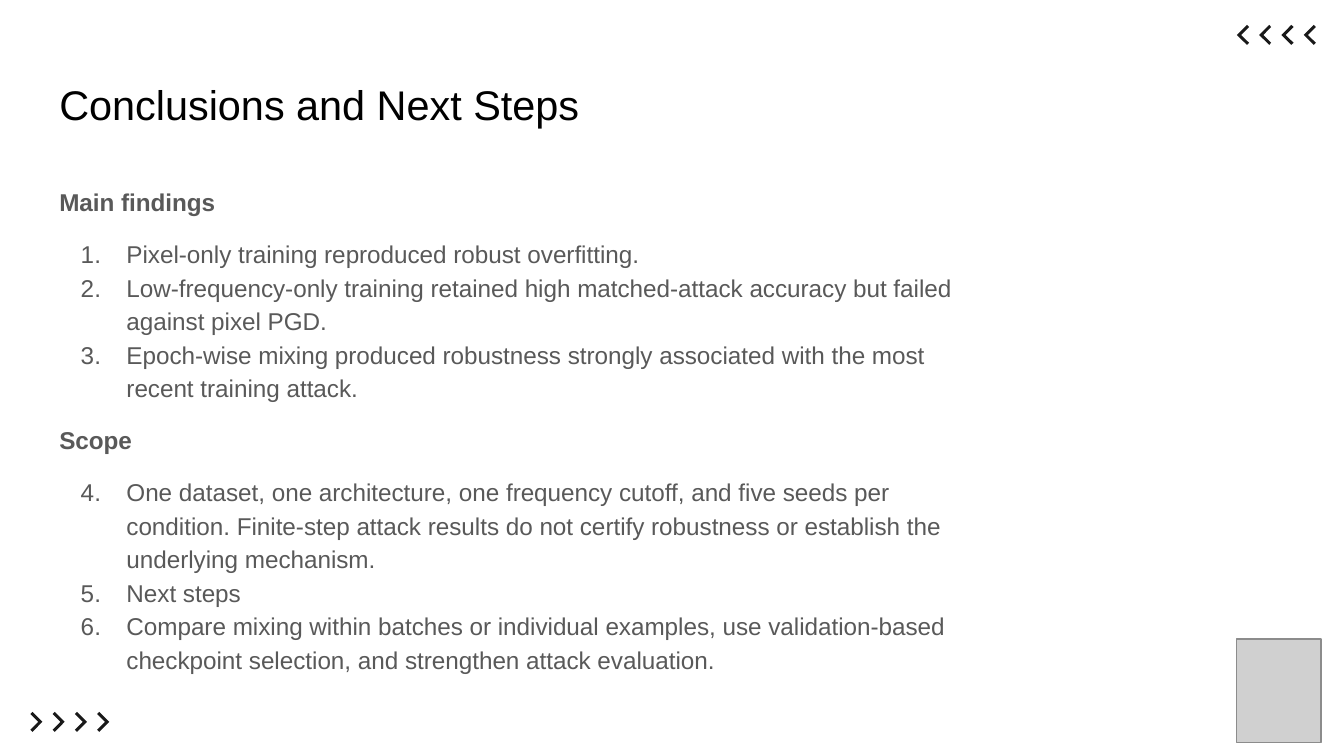
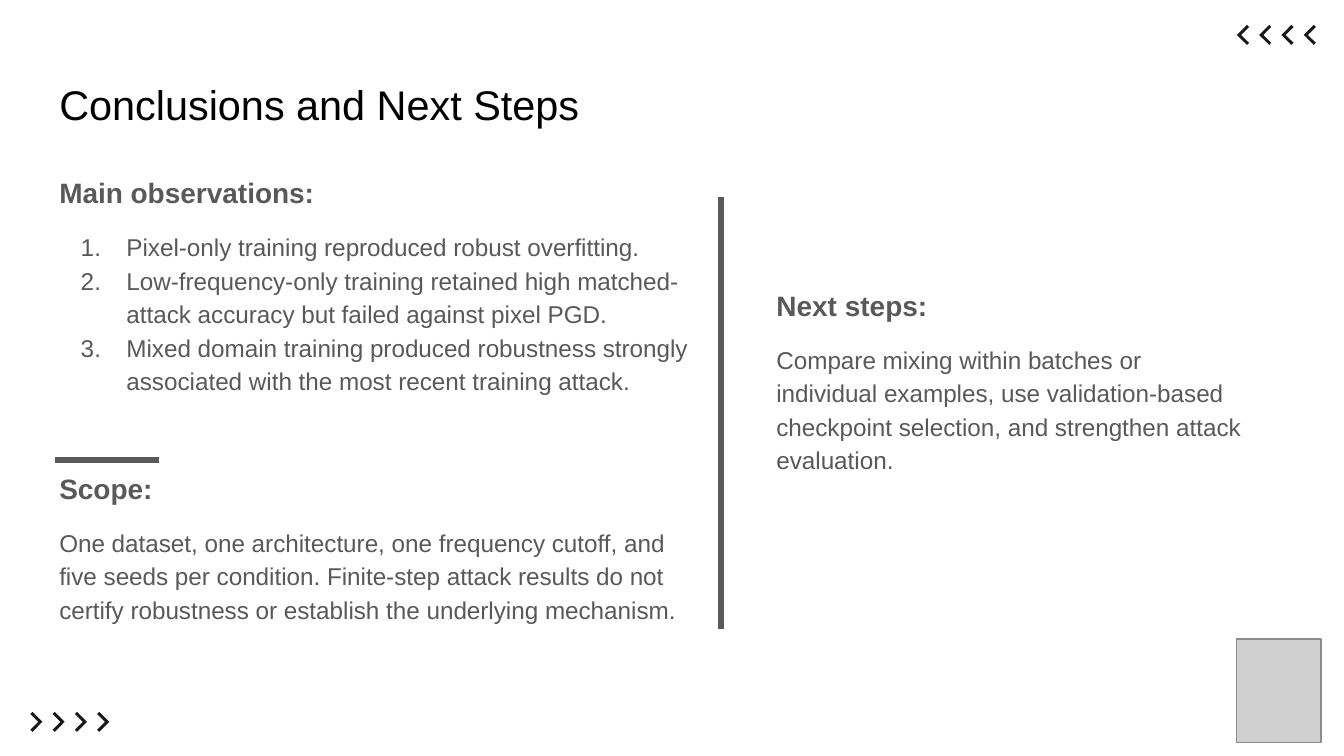
Before and after one commit to ItsKaiwenDu/Robust-Overfitting, a slide deck: slide 13 of report/slides.pptx. Drawn at 1344x756 pixels with LibreOffice and Linux fonts; fonts in the diff are those of the drawing; grey boxes stand for pictures. Boxes give left, top, right and bottom in pixels: in the first picture for what was removed or moved away, otherwise in the second. Text is boxed around its words. In the diff, an @@ line names an element or a change of style, - is before the commit and + after.

Commit message:
Commit: Finalize Report & Low-Frequency Results
1. Updated the project progress log to document the final low-frequency-only evaluation results (92.70% low-frequency robustness at epoch 200) and the completed final report/presentation work.
2. Also fixed a wording typo in the report's metric interpretation and refreshed the presentation slide deck.

```diff
--- a/report/slides.pptx
+++ b/report/slides.pptx
@@ text "Main observations:": place and size @@
-text "Main observations:" at <box>59,193,951,674</box>
+text "Main observations:" at <box>59,182,688,624</box>
@@ text at <box>59,182,314,204</box>: text changed; size 13 to 15 pt @@
-Main findings
+Main observations:
@@ line added from (720, 196) to (720, 629), #595959 3 pt @@
@@ text added at <box>776,296,1241,469</box>, 13 pt, text #595959 @@
+Next steps:
+Compare mixing within batches or individual examples, use validation-based checkpoint selection, and strengthen attack evaluation.
@@ text at <box>59,339,688,504</box>: text changed @@
-3. Epoch-wise mixing produced robustness strongly associated with the most recent training attack.
-Scope
+3. Mixed domain training produced robustness strongly associated with the most recent training attack.
+Scope:
@@ line added from (55, 460) to (159, 460), #595959 3 pt @@
@@ text at <box>59,534,675,624</box>: bullet 1. to none; more space between paragraphs @@
@@ text at <box>126,585,944,674</box>: paragraphs removed @@
-2. Next steps
-3. Compare mixing within batches or individual examples, use validation-based checkpoint selection, and strengthen attack evaluation.
```
Also in this commit, not shown: 12 other slides changed, 1 slide added, 1 slide removed, 2 other files.
